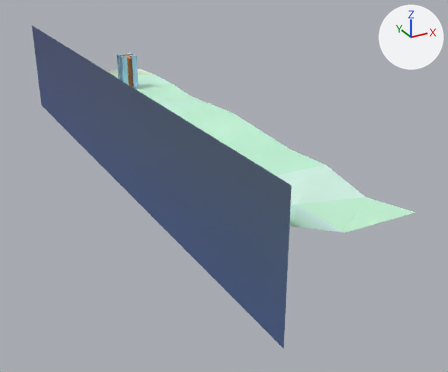
One commit to the glTF model bin/Levels/road_back.glb: the scene before it, then after it.
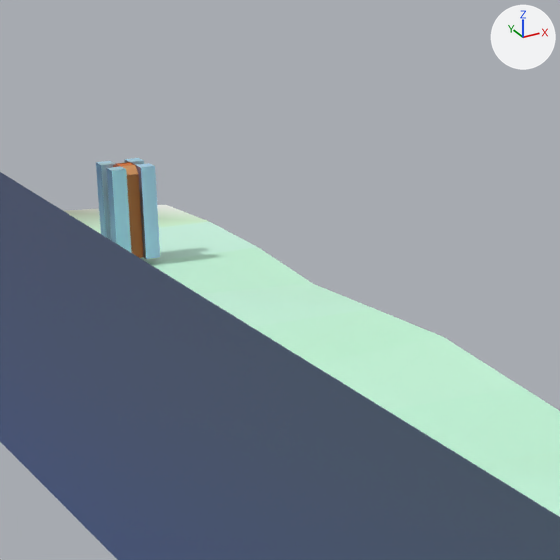
Each version is shown whole from a camera (50 mm lens) standing at (-82.1, -230.0, 63.0) and looking at (10.1, -62.5, -20.8), then close up on the part from 19% to 61% of the width and 0% to 51% of the height. Every picture has the same lights, and +X, +Y and +Z are marked at upper right. Where no turn or scale is listed for an object, it has been applied to the vertices.

Script lines for the objects in view, before the commit:
```python
me_cube_002 = bpy.data.meshes.new('Cube.002')
me_cube_002.from_pydata(...)  # 56 vertices, 98 faces; spans x -5.0..1.0, y -1.0..5.0, z -4.1..8.1
me_cube_002.materials.append(mat_defaultmaterial)
me_grid = bpy.data.meshes.new('Grid')
me_grid.from_pydata(...)  # 33 vertices, 40 faces; spans x -15.0..20.0, y -86.0..86.0, z -3.0..5.0
me_grid.materials.append(mat_defaultmaterial_002)
me_plane_001 = bpy.data.meshes.new('Plane.001')
me_plane_001.from_pydata(...)  # 4 vertices, 2 faces; spans x 0.0, y -100.0..100.0, z -18.0..18.0
me_plane_001.materials.append(mat_defaultmaterial_001)
ob_cube_001 = bpy.data.objects.new('Cube.001', me_cube_002)
ob_cube_001.location = (4.0, 0.0, 4.0)
ob_grid = bpy.data.objects.new('Grid', me_grid)
ob_grid.location = (0.0, -51.0, -1.0)
ob_plane = bpy.data.objects.new('Plane', me_plane_001)
ob_plane.location = (-22.0, -46.0, 0.0)
```
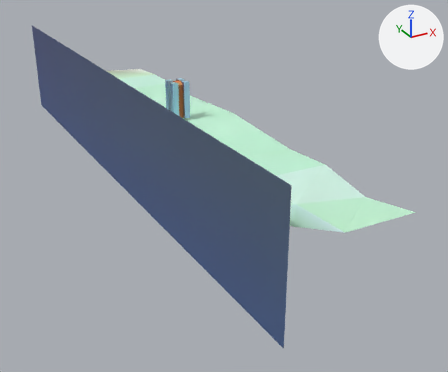
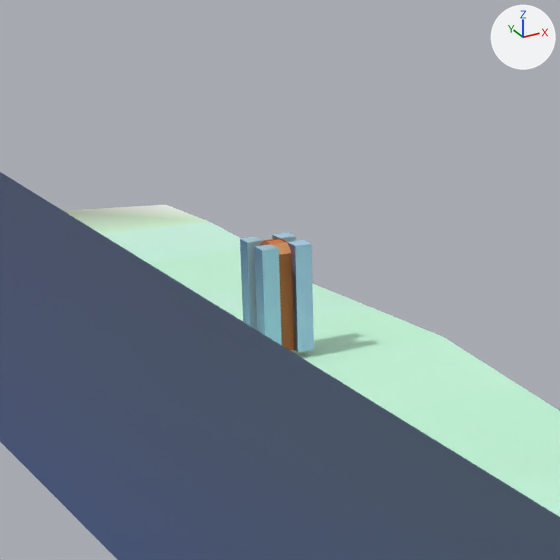
Boxes [x1, y1, x2, y2] around the edits, measured in the close-ups (560 x 560 px):
'Cube.001', moved
    before: [96, 158, 160, 259]
    after: [240, 232, 314, 352]

The change, as a diff of the scene's bpy script:
```diff
--- a/bin/Levels/road_back.glb.py
+++ b/bin/Levels/road_back.glb.py
@@ ob_cube_001 @@
 ob_cube_001 = bpy.data.objects.new('Cube.001', me_cube_002)
-ob_cube_001.location = (4.0, 0.0, 4.0)
+ob_cube_001.location = (4.0, -47.0, 4.0)
```
